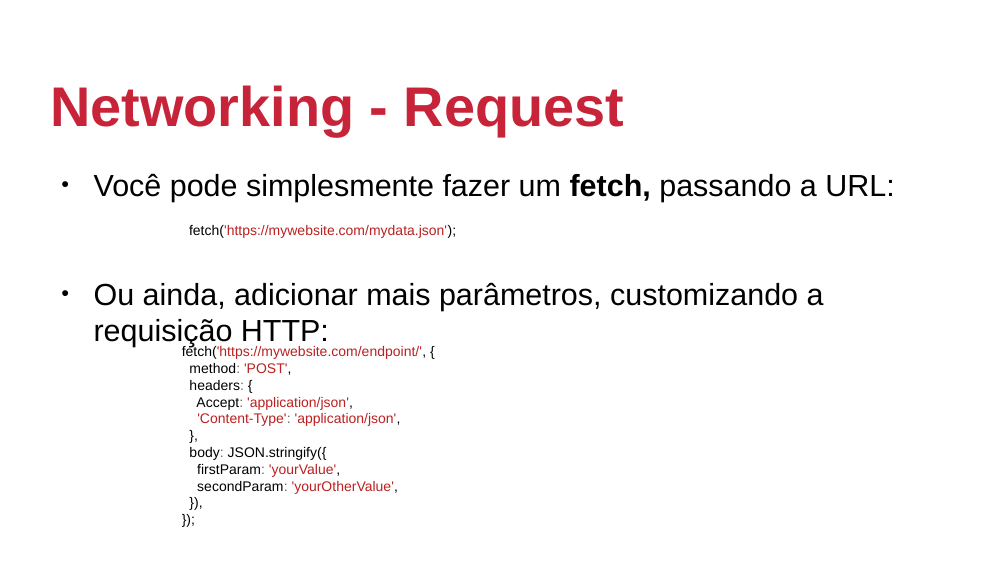
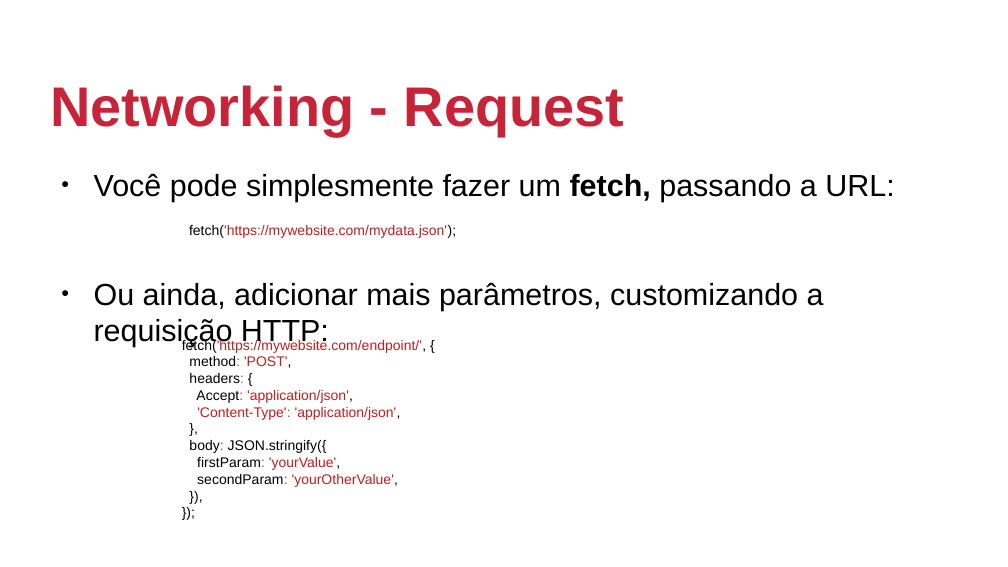
Before and after one commit to johnmagt/PIDM-2019_2, a slide deck: slide 44 of SLIDES/aula02.odp (slide 42 before the commit). Drawn at 1008x567 pixels with LibreOffice and Linux fonts; fonts in the diff are those of the drawing; background and template pictures are left out. Boxes give left, top, right and bottom in pixels: in the first picture for what was removed or moved away, otherwise in the second. Text is boxed around its words. In the diff, an @@ line names an element or a change of style, - is before the commit and + after.

```diff
--- a/SLIDES/aula02.odp
+++ b/SLIDES/aula02.odp
@@ text "fetch('https://mywebsite.com/endpoint/', {" at bbox=[182, 338, 427, 487]: vertical alignment top to middle @@
```
Also in this commit, not shown: 31 other slides changed, 2 slides added, 6 other files.
